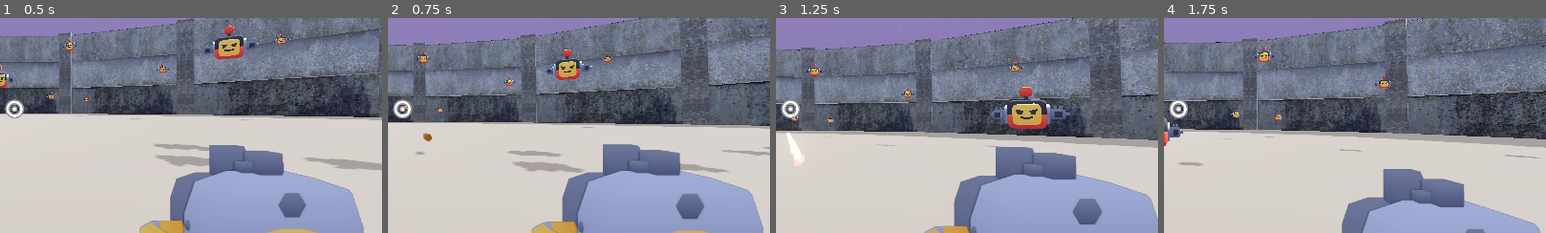
Above: before the commit, frames 1-4 (left to right).
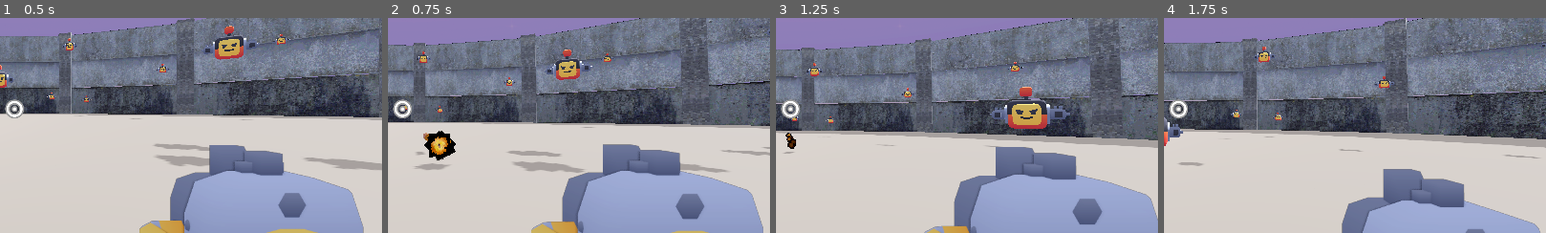
Above: after the commit, the same moments.

Repository: goob30/hackclub-haven
Game: Godot game, scene res://scenes/main.tscn
Same seed, same stepped clock (60 frames per second), same inputs: the game is played once before the commit and once after it.
Inputs (mouse positions are % of the whole screen's width and height, from its top left):
- Up to frame 1 (0.5 s): no input
- Up to frame 2 (0.75 s): move the mouse to (55, 50) at 0.52 s; hold W (move_forward) from 0.53 s (still down); click (55, 50) at 0.6 s
- Up to frame 3 (1.25 s): keep holding W (move_forward); tap Space (jump) at 0.77 s
- Up to frame 4 (1.75 s): keep holding W (move_forward); move the mouse to (45, 50) at 1.27 s; tap F (parry) at 1.35 s; tap Space (jump) at 1.52 s
The pictures show only the part of the screen within x 48-98%, y 29-79%; the shares and areas given below are measured in that part.

Frame 1 is identical in both runs. In frame 2, 0.9% of the frame differs, in the area x 7-18%, y 52-71%; in frame 3, 0.4%; in frame 4, nothing differs.

Commit message:
Restyle bullet trail with PSX-style png particles

Diff:
--- a/scenes/bullet.gd
+++ b/scenes/bullet.gd
@@ -8,7 +8,7 @@
 @export var player_damage: int = 10
 @export var hit_player_radius: float = 0.9
 @export var lifetime: float = 6.0
-@export var trail_delay: float = 0.12
+@export var trail_delay: float = 0.0
 
 @export_subgroup("Parry / Slow-mo")
 @export var slow_trigger_time: float = 0.06
@@ -208,66 +208,67 @@
 	add_child(_fire)
 
 func _make_fire_trail() -> GPUParticles3D:
-	var grad := Gradient.new()
-	grad.set_color(0, Color(1, 1, 1, 1))
-	grad.set_color(1, Color(1, 1, 1, 0))
-	var tex := GradientTexture2D.new()
-	tex.gradient = grad
-	tex.fill = GradientTexture2D.FILL_RADIAL
-	tex.fill_from = Vector2(0.5, 0.5)
-	tex.fill_to = Vector2(1.0, 0.5)
-	tex.width = 64
-	tex.height = 64
+	var tex: Texture2D = load("res://player/trail.png")
 
 	var quad_mat := StandardMaterial3D.new()
 	quad_mat.shading_mode = BaseMaterial3D.SHADING_MODE_UNSHADED
-	quad_mat.blend_mode = BaseMaterial3D.BLEND_MODE_ADD
+	quad_mat.transparency = BaseMaterial3D.TRANSPARENCY_ALPHA_HASH
+	quad_mat.texture_filter = BaseMaterial3D.TEXTURE_FILTER_NEAREST
 	quad_mat.billboard_mode = BaseMaterial3D.BILLBOARD_PARTICLES
 	quad_mat.vertex_color_use_as_albedo = true
 	quad_mat.albedo_texture = tex
 	quad_mat.disable_receive_shadows = true
 
 	var quad := QuadMesh.new()
-	quad.size = Vector2(0.3, 0.3)
+	quad.size = Vector2(0.4, 0.4)
 	quad.material = quad_mat
 
 	var colors := Gradient.new()
-	colors.offsets = PackedFloat32Array([0.0, 0.25, 0.6, 1.0])
+	colors.offsets = PackedFloat32Array([0.0, 0.5, 1.0])
 	colors.colors = PackedColorArray([
-		Color(1.0, 0.85, 0.45, 0.45),
-		Color(1.0, 0.5, 0.1, 0.35),
-		Color(0.8, 0.2, 0.05, 0.18),
-		Color(0.2, 0.05, 0.05, 0.0)])
+		Color(1, 1, 1, 1),
+		Color(0.55, 0.45, 0.4, 0.7),
+		Color(0.12, 0.08, 0.08, 0.0)])
 	var color_ramp := GradientTexture1D.new()
 	color_ramp.gradient = colors
 
 	var shrink := Curve.new()
 	shrink.add_point(Vector2(0.0, 1.0))
-	shrink.add_point(Vector2(1.0, 0.0))
+	shrink.add_point(Vector2(0.3, 1.0))
+	shrink.add_point(Vector2(0.3, 0.7))
+	shrink.add_point(Vector2(0.6, 0.7))
+	shrink.add_point(Vector2(0.6, 0.4))
+	shrink.add_point(Vector2(0.85, 0.4))
+	shrink.add_point(Vector2(0.85, 0.2))
+	shrink.add_point(Vector2(1.0, 0.2))
 	var shrink_tex := CurveTexture.new()
 	shrink_tex.curve = shrink
 
 	var pm := ParticleProcessMaterial.new()
 	pm.emission_shape = ParticleProcessMaterial.EMISSION_SHAPE_SPHERE
-	pm.emission_sphere_radius = 0.07
+	pm.emission_sphere_radius = 0.06
 	pm.direction = Vector3.ZERO
 	pm.spread = 180.0
-	pm.initial_velocity_min = 0.1
-	pm.initial_velocity_max = 0.3
-	pm.gravity = Vector3(0, 1.5, 0)
-	pm.scale_min = 0.5
-	pm.scale_max = 0.9
+	pm.initial_velocity_min = 0.2
+	pm.initial_velocity_max = 0.6
+	pm.gravity = Vector3(0, 1.0, 0)
+	pm.angle_min = 0.0
+	pm.angle_max = 360.0
+	pm.scale_min = 0.8
+	pm.scale_max = 1.2
 	pm.scale_curve = shrink_tex
 	pm.color_ramp = color_ramp
 
 	var fire := GPUParticles3D.new()
 	fire.name = "FireTrail"
-	fire.amount = 90
-	fire.lifetime = 0.35
+	fire.amount = 20
+	fire.lifetime = 0.25
+	fire.fixed_fps = 12
+	fire.interpolate = false
 	fire.local_coords = false
 	fire.draw_pass_1 = quad
 	fire.process_material = pm
 	fire.position.z = 0.25
-	fire.emitting = false
+	fire.emitting = true
 	fire.visibility_aabb = AABB(Vector3(-5, -5, -5), Vector3(10, 10, 10))
 	return fire
Binary file added: player/trail.png
Not shown, added: player/trail.png.import
